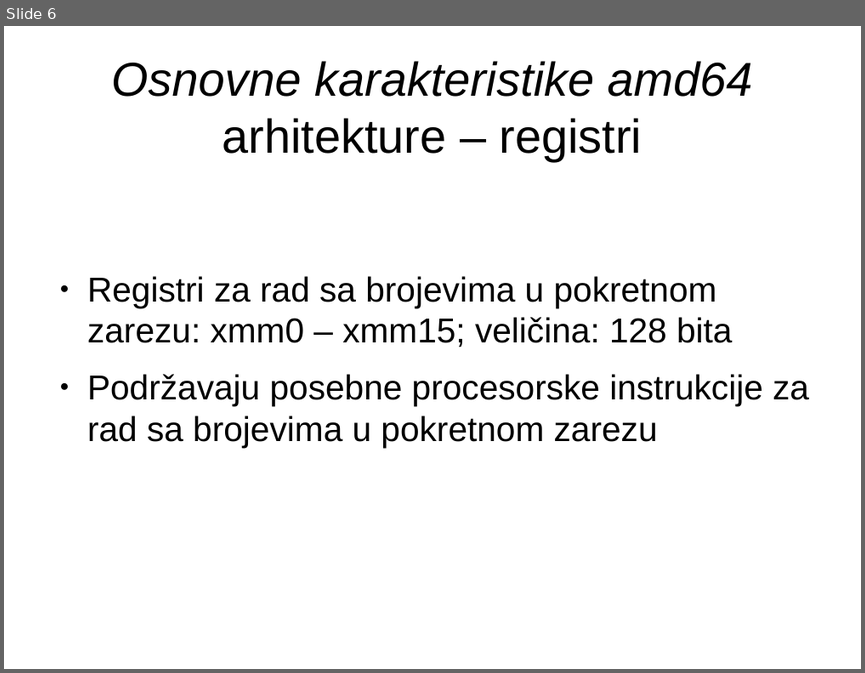
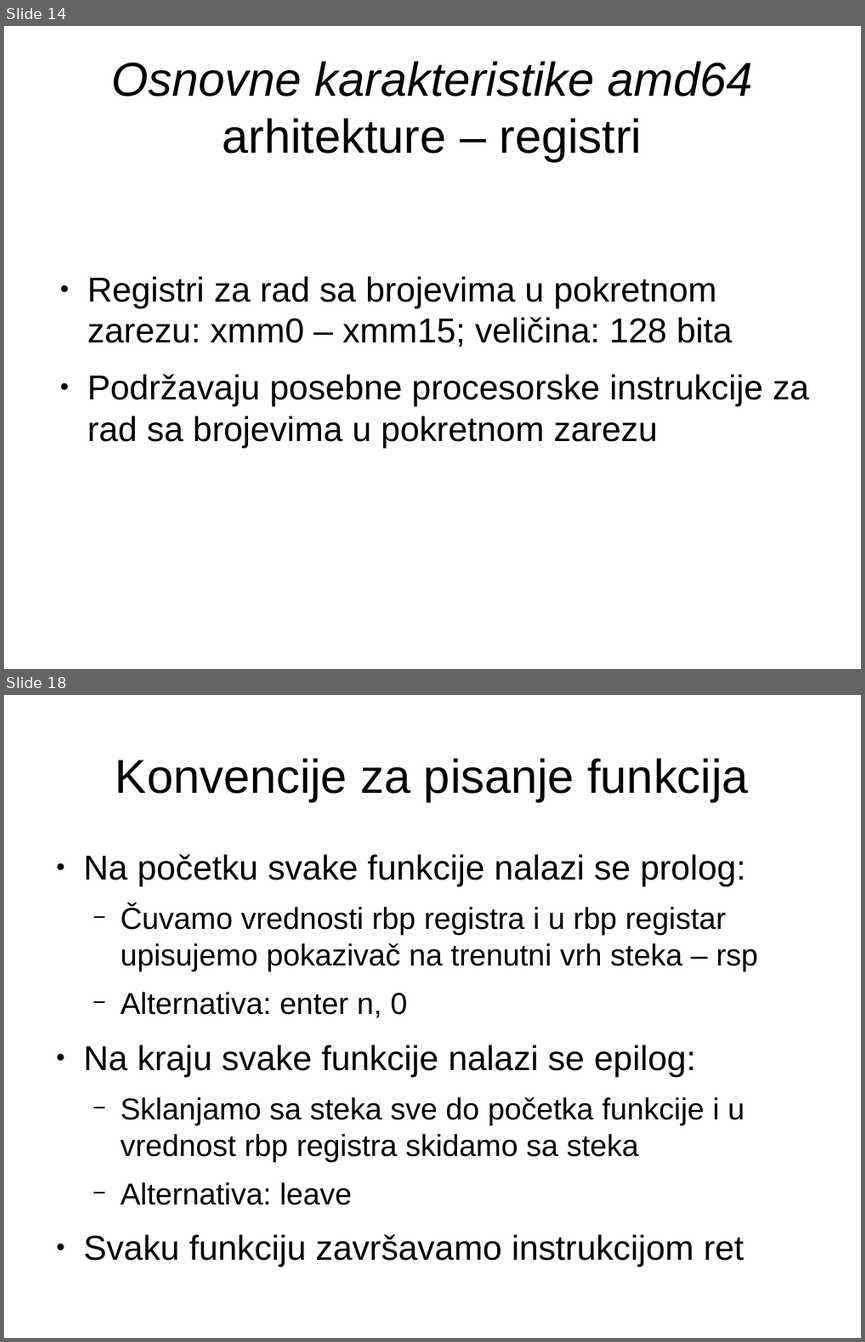
Before and after one commit to NikolaMilev/assembler-prezentacije, a slide deck: cas01/prez.odp. Shown one above the other, each under a label of ours: slide 6 before the commit, slides 14 and 18 after it; the slides between them are not shown. The pictures are 865x673 and 865x1342 pixels, drawn with LibreOffice and Linux fonts; fonts in the diff are those of the drawing. Boxes give left, top, right and bottom in pixels: in the first picture for what was removed or moved away, otherwise in the second. Text is boxed around its words. In the diff, an @@ line names an element or a change of style, - is before the commit and + after.

```diff
--- a/cas01/prez.odp
+++ b/cas01/prez.odp
@@ slide 18 added at bbox=[4, 695, 861, 1338], background #FFFFFF @@
@@ title added at bbox=[115, 758, 748, 801], 44 pt, text #000000 @@
+Konvencije za pisanje funkcija
@@ text added at bbox=[84, 854, 758, 1205], 28 pt, text #000000 @@
+● Na početku svake funkcije nalazi se prolog:
+  − Čuvamo vrednosti rbp registra i u rbp registar upisujemo pokazivač na trenutni vrh steka – rsp
+  − Alternativa: enter n, 0
+● Na kraju svake funkcije nalazi se epilog:
+  − Sklanjamo sa steka sve do početka funkcije i u vrednost rbp registra skidamo sa steka
+  − Alternativa: leave
+● Svaku funkciju završavamo instrukcijom ret
@@ what was slide 6 is now slide 14 @@
```
Also in this commit, not shown: 4 slides changed, 10 other slides added, 1 slide removed, 1 other file.
